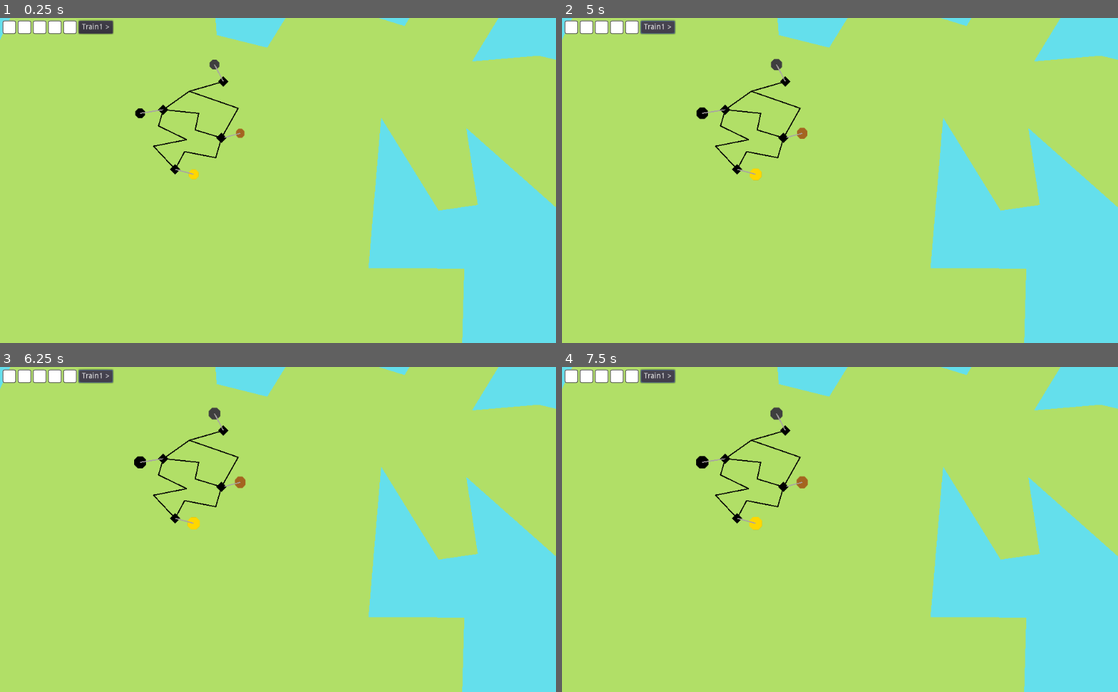
Above: before the commit, frames 1-4 (two rows, left to right).
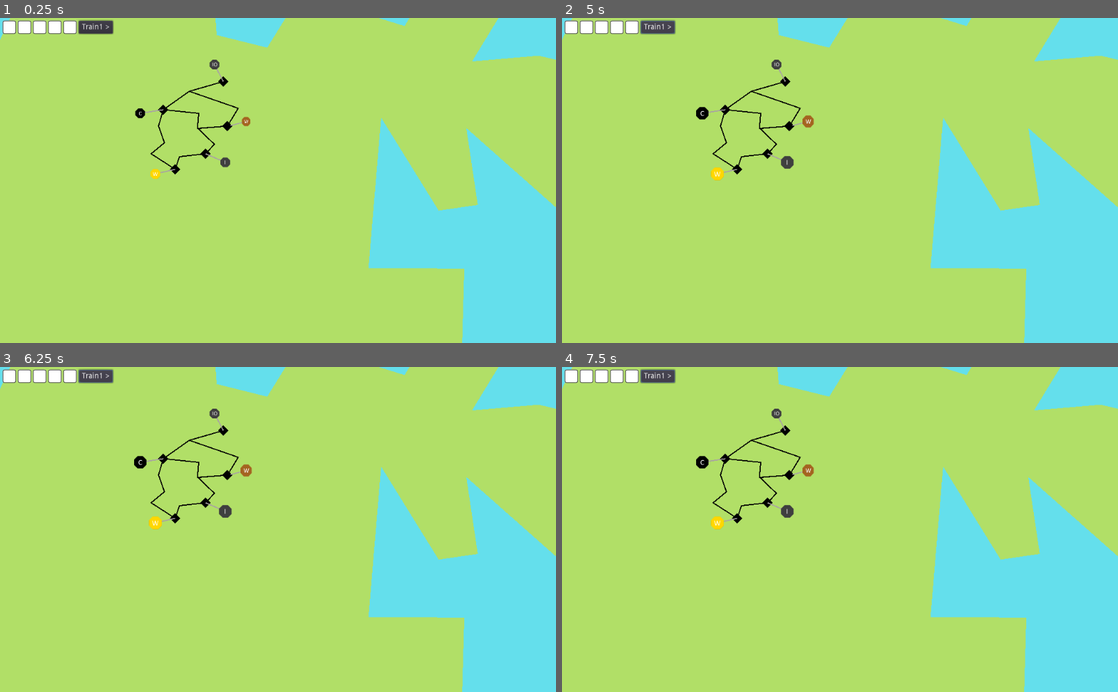
Above: after the commit, the same moments.

Repository: LeBoku/supply-chained
Game: Godot game, scene res://Game.tscn
Same seed, same stepped clock (60 frames per second), same inputs: the game is played once before the commit and once after it.
Inputs (mouse positions are in pixels of both pictures, inside the frame that each line leads up to):
- Up to frame 1 (0.25 s): no input
- Up to frame 2 (5 s): click (778, 63) at 0.52 s; click "Train1 >" at 1.25 s; click (778, 63) at 2.02 s; click "Train1 >" at 2.75 s; click (778, 63) at 3.52 s; click "Train1 >" at 4.25 s
- Up to frame 3 (6.25 s): tap Enter at 5.75 s
- Up to frame 4 (7.5 s): tap Space at 7.25 s

The runs differ from the first frame. In frame 1, 0.7% of the frame differs, in the area x 25-45%, y 13-50%; in frame 2, 0.8%; in frame 3, 0.8%; in frame 4, 0.8%, in the area x 24-46%, y 12-51%.

Commit message:
remove required things from cargo in station

Diff:
--- a/supply-chained/Game.tscn
+++ b/supply-chained/Game.tscn
@@ -46,14 +46,14 @@
 }
 
 [node name="Rail4" parent="Map" instance=ExtResource( 3 )]
-points = PoolVector2Array( 149.333, 160.666, 118.333, 167.666, 163.333, 183.333, 148.667, 211.333 )
+points = PoolVector2Array( 149.333, 160.666, 118.333, 167.666, 163.333, 183.333, 152.894, 201.319 )
 
 [node name="IronMine" parent="Map" instance=ExtResource( 2 )]
 position = Vector2( 149.667, 158.667 )
 
 [node name="Mine" parent="Map/IronMine" instance=ExtResource( 8 )]
 position = Vector2( -8.12624, -15.6579 )
-produces = "iron"
+produces = "iron-ore"
 
 [node name="Rail3" parent="Map" instance=ExtResource( 3 )]
 points = PoolVector2Array( 149.333, 160.666, 118.333, 167.666, 94, 184.666 )
@@ -66,10 +66,11 @@
 produces = "coal"
 
 [node name="Rail" parent="Map" instance=ExtResource( 3 )]
-points = PoolVector2Array( 149.333, 211, 123.771, 203.36, 127, 188, 94, 184.666 )
+points = PoolVector2Array( 153.524, 200.69, 125.806, 201.949, 127, 188, 94, 184.666 )
 
 [node name="Town" parent="Map" instance=ExtResource( 2 )]
-position = Vector2( 148, 210.667 )
+position = Vector2( 153.46, 199.748 )
+requires = PoolStringArray( "" )
 
 [node name="WoodCutter" parent="Map/Town" instance=ExtResource( 8 )]
 position = Vector2( 17.2013, -4.21957 )
@@ -77,17 +78,28 @@
 produces = "wood"
 
 [node name="Rail1" parent="Map" instance=ExtResource( 3 )]
-points = PoolVector2Array( 148.333, 211, 142.667, 229, 114, 223.333, 104.667, 239 )
+points = PoolVector2Array( 133.366, 225.888, 109.218, 228.032, 104.667, 239 )
+
+[node name="Smelter" parent="Map" instance=ExtResource( 2 )]
+position = Vector2( 133.333, 225.333 )
+requires = PoolStringArray( "iron-ore", "coal" )
+
+[node name="Iron" parent="Map/Smelter" instance=ExtResource( 8 )]
+position = Vector2( 18.106, 7.90728 )
+produces = "iron"
+
+[node name="Rail5" parent="Map" instance=ExtResource( 3 )]
+points = PoolVector2Array( 133.444, 225.105, 141.432, 216.556, 126.348, 202.002, 152.364, 200.439 )
 
 [node name="Farm" parent="Map" instance=ExtResource( 2 )]
 position = Vector2( 105.333, 239.667 )
 
 [node name="Farm" parent="Map/Farm" instance=ExtResource( 8 )]
-position = Vector2( 17.0092, 4.6604 )
+position = Vector2( -18.2686, 4.24043 )
 produces = "wheat"
 
 [node name="Rail2" parent="Map" instance=ExtResource( 3 )]
-points = PoolVector2Array( 104.667, 239.666, 85.3333, 218.333, 116, 212.333, 90, 199.666, 92.6667, 184.666 )
+points = PoolVector2Array( 104.667, 239.666, 83.1881, 225.362, 95.4242, 215.128, 90, 199.666, 92.6667, 184.666 )
 
 [node name="Train1" type="Polygon2D" parent="."]
 visible = false
@@ -113,5 +125,5 @@
 }
 
 [node name="Train1Hud" parent="HUD/CarriersHud" instance=ExtResource( 4 )]
-
-[connection signal="carrier_selected" from="HUD/CarriersHud/Train1Hud" to="." method="_on_carrier_selected"]
+margin_right = 90.0
+margin_bottom = 24.0
--- a/supply-chained/Production/Production.gd
+++ b/supply-chained/Production/Production.gd
@@ -6,7 +6,6 @@
 func _ready():
 	add_to_group("Production")
 	$Sprite.texture = $"/root/MaterialHelper".get_icon(produces)
-	var parent_position = get_parent().global_position
 
 	$Connector.visible = true
 	$Connector.add_point(Vector2())
--- a/supply-chained/Production/Production.tscn
+++ b/supply-chained/Production/Production.tscn
@@ -21,6 +21,7 @@
 
 [node name="Sprite" type="Sprite" parent="."]
 scale = Vector2( 0.2, 0.2 )
+z_index = 1
 texture = ExtResource( 2 )
 
 [node name="Highlighter" parent="Sprite" instance=ExtResource( 3 )]
--- a/supply-chained/carriers/Hud.gd
+++ b/supply-chained/carriers/Hud.gd
@@ -1,6 +1,4 @@
 extends HBoxContainer
-
-signal carrier_selected(Carrier)
 
 const Util = preload("res://util/Util.gd")
 
@@ -9,7 +7,6 @@
 onready var materials = $"/root/MaterialHelper"
 
 func _ready():
-	display()
 	carrier.connect("cargo_changed", self, "display")
 
 	$Name.text = carrier.name+" >"
@@ -22,6 +19,7 @@
 		move_child(el, 0)
 
 	remove_child($CargoSpace)
+	display()
 
 func display():
 	for index in range(len(carrier.cargo)):
--- a/supply-chained/material/material_helper.gd
+++ b/supply-chained/material/material_helper.gd
@@ -3,6 +3,7 @@
 var icons = {
 	"placeholder": preload("res://material/icons/placeholder.png"),
 	"coal": preload("res://material/icons/coal.png"),
+	"iron-ore": preload("res://material/icons/iron-ore.png"),
 	"iron": preload("res://material/icons/iron.png"),
 	"wheat": preload("res://material/icons/wheat.png"),
 	"wood": preload("res://material/icons/wood.png"),
--- a/supply-chained/project.godot
+++ b/supply-chained/project.godot
@@ -41,6 +41,11 @@
 RouteBuilder="*res://route-builder/RouteBuilder.gd"
 MaterialHelper="*res://material/material_helper.gd"
 
+[debug]
+
+gdscript/warnings/shadowed_variable=false
+gdscript/warnings/return_value_discarded=false
+
 [rendering]
 
 environment/default_clear_color=Color( 0.396078, 0.878431, 0.929412, 1 )
--- a/supply-chained/station/Station.gd
+++ b/supply-chained/station/Station.gd
@@ -3,6 +3,7 @@
 
 const Util = preload("res://util/Util.gd")
 
+export var requires = PoolStringArray()
 var out_connections = []
 
 onready var route_builder = get_node('/root/RouteBuilder')
@@ -22,10 +23,10 @@
 func dropoff(cargo:Array):
 	var timeout = 0
 
-	var i = rand_range(0, len(cargo)*2)
-	if i<len(cargo) and cargo[i] != null:
-		cargo[i] = null
-		timeout=2
+	for r in requires:
+		if cargo.has(r):
+			timeout += 1
+			cargo[cargo.find(r)] = null
 
 	yield(get_tree().create_timer(timeout), "timeout")
 	return cargo
--- a/supply-chained/station/Station.tscn
+++ b/supply-chained/station/Station.tscn
@@ -6,6 +6,7 @@
 [node name="Station" type="Position2D" groups=[
 "Station",
 ]]
+z_index = 1
 script = ExtResource( 1 )
 
 [node name="Visual" type="Sprite" parent="."]
Binary file changed: supply-chained/material/icons/coal.png
Binary file added: supply-chained/material/icons/iron-ore.png
Not shown, added: supply-chained/material/icons/iron-ore.png.import
Binary file changed: supply-chained/material/icons/iron.png
Binary file changed: supply-chained/material/icons/wheat.png
Binary file changed: supply-chained/material/icons/wood.png
